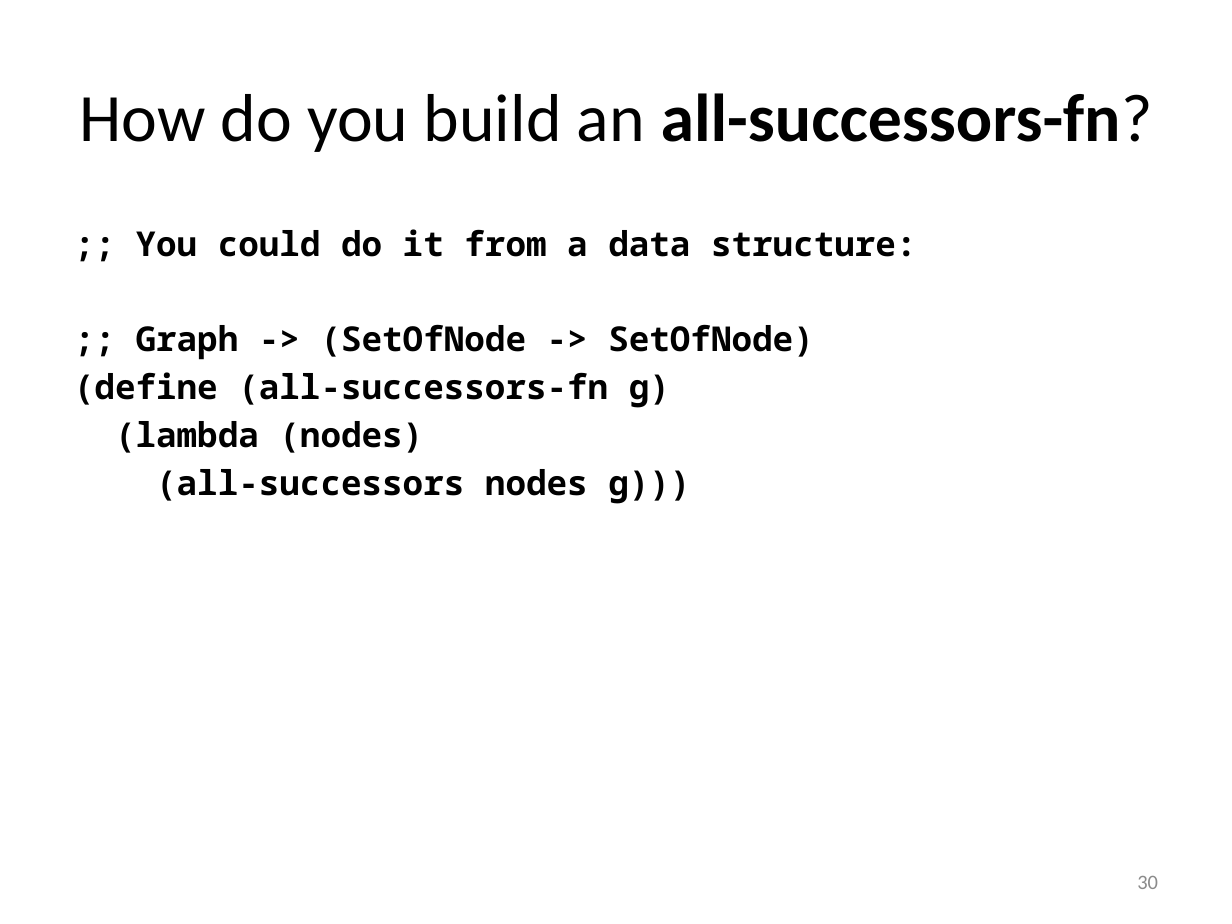
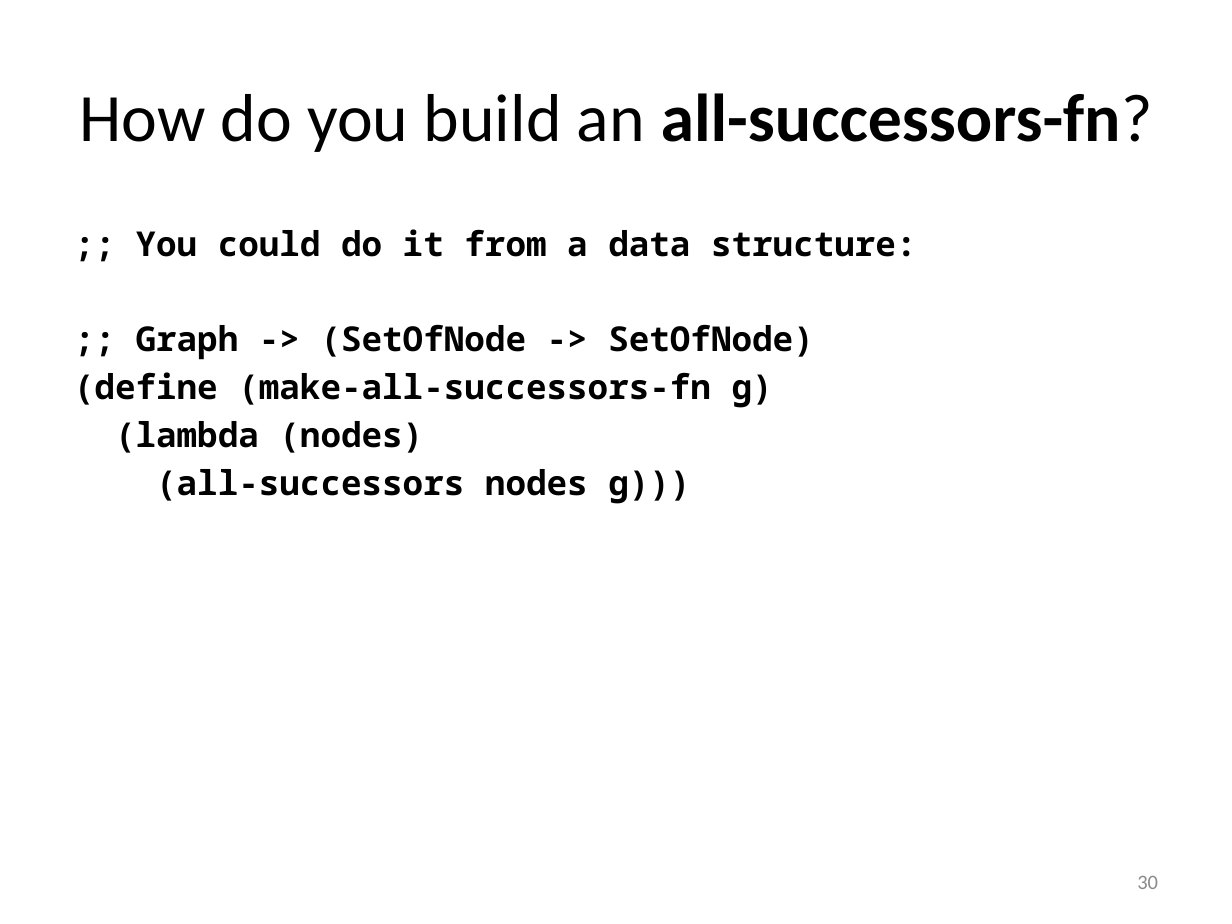
Before and after one commit to mwand/cs5010f16, a slide deck: slide 30 of Slides/Lesson 8.4 Searching in a Graph.pptx. Drawn at 1232x924 pixels with LibreOffice and Linux fonts; fonts in the diff are those of the drawing. Boxes give left, top, right and bottom in pixels: in the first picture for what was removed or moved away, otherwise in the second. Text is boxed around its words. In the diff, an @@ line names an element or a change of style, - is before the commit and + after.

```diff
--- a/Slides/Lesson 8.4 Searching in a Graph.pptx
+++ b/Slides/Lesson 8.4 Searching in a Graph.pptx
@@ text at (74, 372, 773, 408): text changed @@
-(define (all-successors-fn g)
+(define (make-all-successors-fn g)
```
Also in this commit, not shown: 1 other slide changed, 7 other files.
